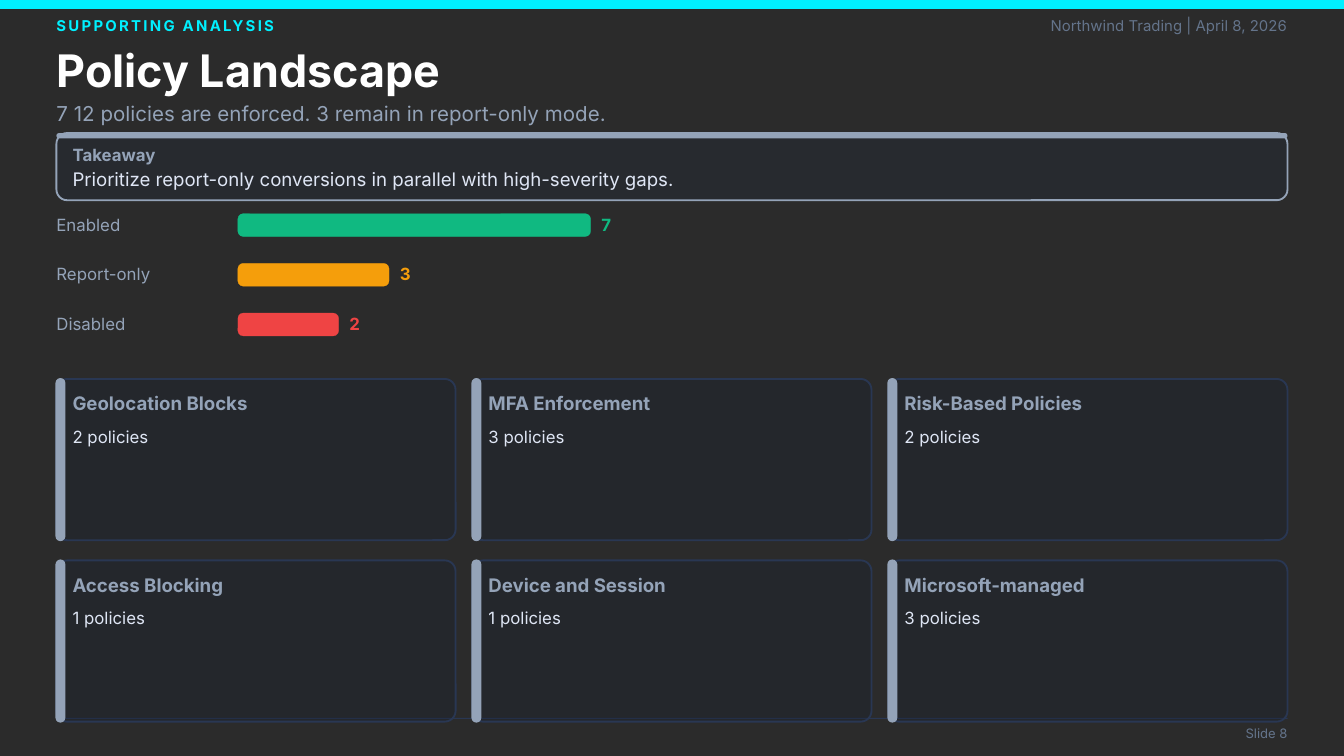
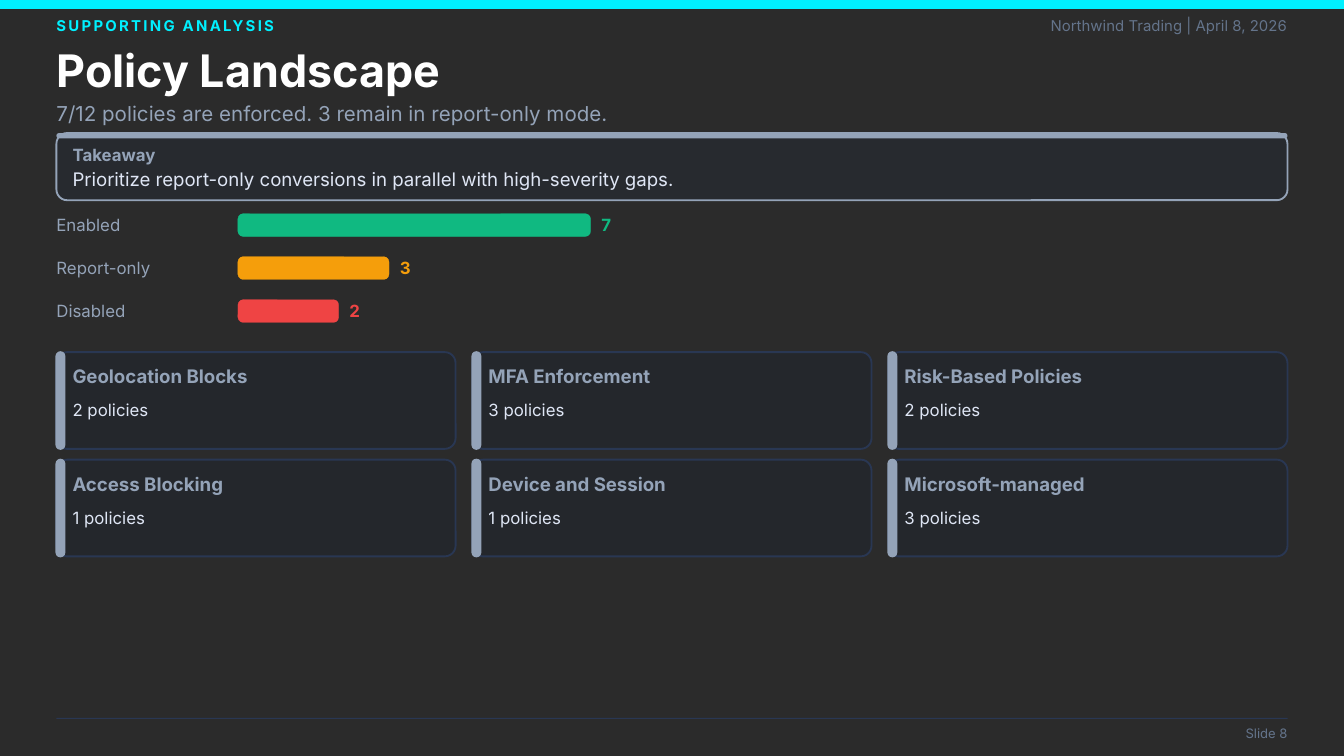
Before and after one commit to laroy-sh/ca-presentation, a slide deck: slide 8 of examples/sample/CA_Security_Posture_Report.sample.pptx. Drawn at 1344x756 pixels with LibreOffice and Linux fonts; fonts in the diff are those of the drawing; background and template pictures are left out; a plain dark background stands for a picture behind light text. Boxes give left, top, right and bottom in pixels: in the first picture for what was removed or moved away, otherwise in the second. Text is boxed around its words. In the diff, an @@ line names an element or a change of style, - is before the commit and + after.

Commit message:
fix: resolve callout-table overlaps and fit Policy Landscape on single slide
Compressed bar chart spacing, reduced card heights, and dynamically positioned
callout boxes relative to content on Identity Risk, PIM Coverage, and
MS-managed Overlap slides. Increased categoryCardsPerSlide limit to 12.

```diff
--- a/examples/sample/CA_Security_Posture_Report.sample.pptx
+++ b/examples/sample/CA_Security_Posture_Report.sample.pptx
@@ text at bbox=[56, 105, 607, 125]: text changed @@
-7 12 policies are enforced. 3 remain in report-only mode.
+7/12 policies are enforced. 3 remain in report-only mode.
@@ 2 texts, 1 rounded rectangle: place and size @@
-2 texts, 1 rounded rectangle at bbox=[56, 263, 411, 286]
+2 texts, 1 rounded rectangle at bbox=[56, 257, 411, 280]
@@ 2 texts, 1 rounded rectangle: place and size @@
-2 texts, 1 rounded rectangle at bbox=[56, 313, 360, 336]
+2 texts, 1 rounded rectangle at bbox=[56, 300, 360, 323]
@@ rounded rectangle: place and size @@
-rounded rectangle at bbox=[56, 379, 456, 540]
+rounded rectangle at bbox=[56, 352, 456, 449]
@@ rounded rectangle: place and size @@
-rounded rectangle at bbox=[56, 379, 65, 540]
+rounded rectangle at bbox=[56, 352, 65, 449]
@@ rounded rectangle: place and size @@
-rounded rectangle at bbox=[473, 379, 872, 540]
+rounded rectangle at bbox=[473, 352, 872, 449]
@@ rounded rectangle: place and size @@
-rounded rectangle at bbox=[473, 379, 481, 540]
+rounded rectangle at bbox=[473, 352, 481, 449]
@@ rounded rectangle: place and size @@
-rounded rectangle at bbox=[888, 379, 1288, 540]
+rounded rectangle at bbox=[888, 352, 1288, 449]
@@ rounded rectangle: place and size @@
-rounded rectangle at bbox=[888, 379, 896, 540]
+rounded rectangle at bbox=[888, 352, 896, 449]
@@ 6 texts: place and size @@
-6 texts at bbox=[73, 396, 1082, 447]
+6 texts at bbox=[73, 369, 1082, 420]
@@ rounded rectangle: place and size @@
-rounded rectangle at bbox=[56, 560, 456, 722]
+rounded rectangle at bbox=[56, 460, 456, 556]
@@ rounded rectangle: place and size @@
-rounded rectangle at bbox=[56, 560, 65, 722]
+rounded rectangle at bbox=[56, 460, 65, 556]
@@ rounded rectangle: place and size @@
-rounded rectangle at bbox=[473, 560, 872, 722]
+rounded rectangle at bbox=[473, 460, 872, 556]
@@ rounded rectangle: place and size @@
-rounded rectangle at bbox=[473, 560, 481, 722]
+rounded rectangle at bbox=[473, 460, 481, 556]
@@ proportions changed in 6 elements at bbox=[56, 352, 456, 449], bbox=[473, 352, 872, 449], bbox=[888, 352, 1288, 449], bbox=[56, 460, 456, 556], bbox=[473, 460, 872, 556], bbox=[888, 460, 1288, 556] @@
@@ rounded rectangle: place and size @@
-rounded rectangle at bbox=[888, 560, 1288, 722]
+rounded rectangle at bbox=[888, 460, 1288, 556]
@@ rounded rectangle: place and size @@
-rounded rectangle at bbox=[888, 560, 896, 722]
+rounded rectangle at bbox=[888, 460, 896, 556]
@@ 6 texts: place and size @@
-6 texts at bbox=[73, 578, 1084, 628]
+6 texts at bbox=[73, 477, 1084, 528]
```
Also in this commit, not shown: 8 other slides changed, 11 other files.
